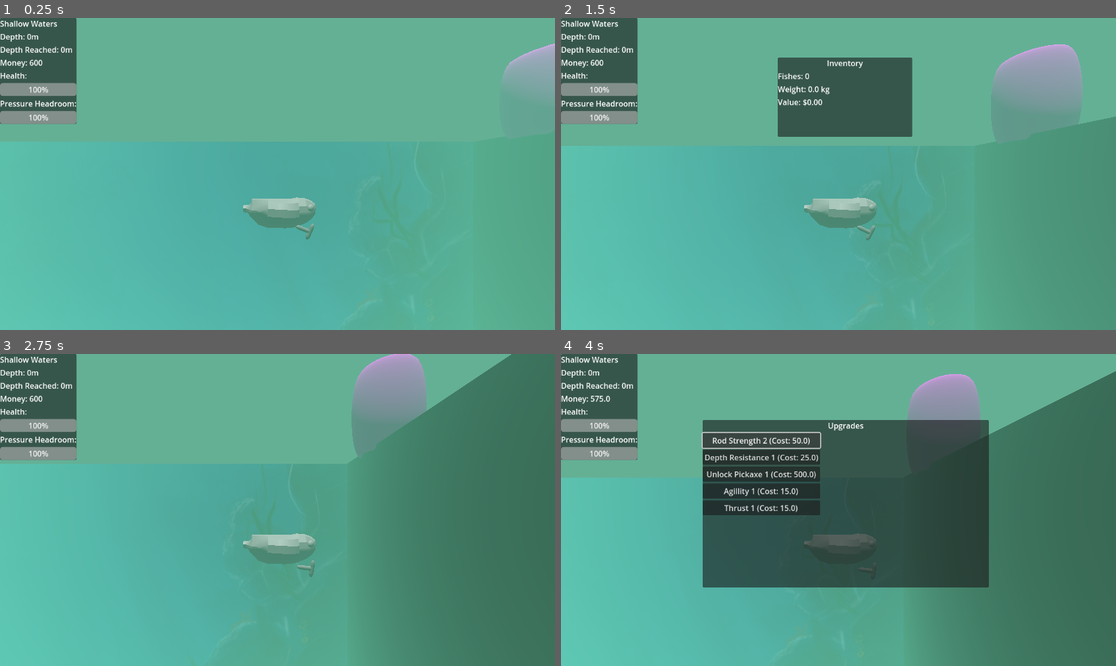
Above: before the commit, frames 1-4 (two rows, left to right).
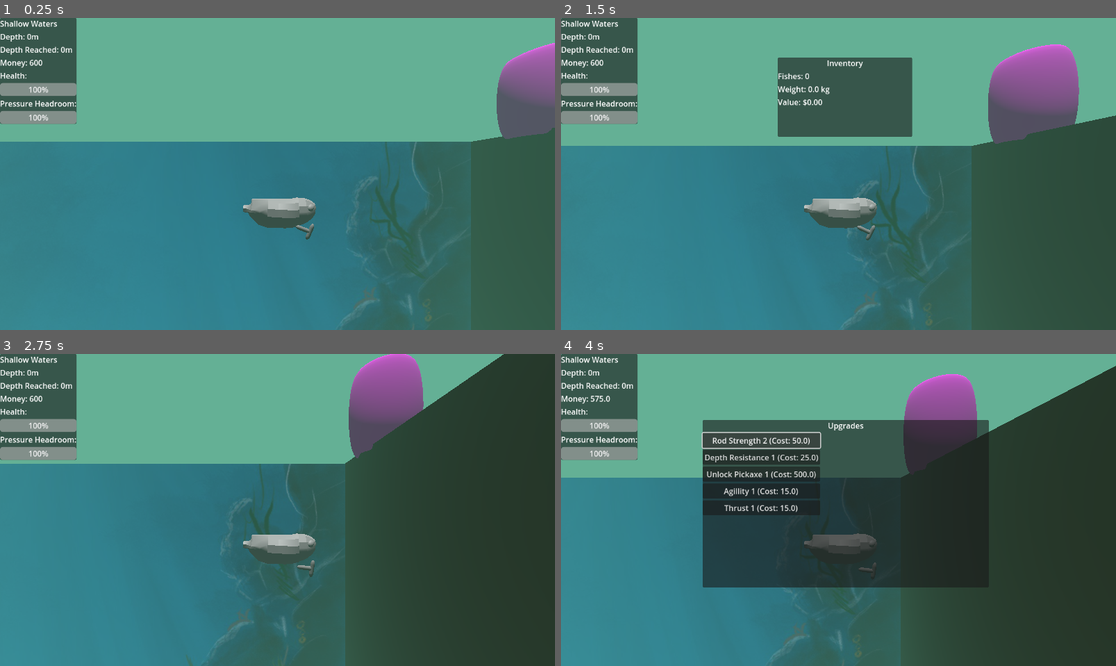
Above: after the commit, the same moments.

Repository: manusfishy/too-fishy
Game: Godot game, scene res://scenes/main_scene.tscn
Same seed, same stepped clock (60 frames per second), same inputs: the game is played once before the commit and once after it.
Inputs (mouse positions are in pixels of both pictures, inside the frame that each line leads up to):
- Up to frame 1 (0.25 s): no input
- Up to frame 2 (1.5 s): move the mouse to (960, 158) at 0.52 s; hold Right (move_right) 0.53-1.28 s; tap Tab (inv_toggle) at 0.6 s; click (960, 158) at 0.67 s; move the mouse to (727, 189) at 1.27 s; hold Down (move_down) from 1.28 s (still down); tap Space (swing_pickaxe) at 1.35 s
- Up to frame 3 (2.75 s): move the mouse to (333, 441) at 2.02 s; release Down (move_down) at 2.03 s; hold Right (move_right) from 2.03 s (still down); tap Tab (inv_toggle) at 2.1 s
- Up to frame 4 (4 s): move the mouse to (810, 572) at 2.77 s; release Right (move_right) at 2.78 s; hold Up (move_up) 2.78-3.5 s; tap Space (swing_pickaxe) at 2.85 s; click (810, 572) at 2.92 s; click "Rod Strength 1 (Cost: 25.0)" at 3.5 s

The runs differ from the first frame. In frame 1, 63% of the frame differs, in the area x 0-100%, y 8-100%; in frame 2, 64%; in frame 3, 76%, in the area x 0-100%, y 0-100%; in frame 4, 61%.

Commit message:
added dying and death screen

Diff:
--- a/scenes/main_scene.tscn
+++ b/scenes/main_scene.tscn
@@ -9,6 +9,7 @@
 [ext_resource type="Script" uid="uid://cldevqp1odjtl" path="res://scripts/hud.gd" id="7_c16ls"]
 [ext_resource type="PackedScene" uid="uid://bip40vv31g12d" path="res://scenes/inventory/inv_ui.tscn" id="9_c1pb6"]
 [ext_resource type="Script" uid="uid://cau06s0ctjwx8" path="res://scripts/upgrades.gd" id="10_6wevv"]
+[ext_resource type="Script" uid="uid://dhv52dohn5s4r" path="res://scripts/death_screen.gd" id="10_e1cbu"]
 
 [sub_resource type="QuadMesh" id="QuadMesh_c16ls"]
 
@@ -22,7 +23,7 @@
 [node name="Node3D" type="Node3D"]
 
 [node name="CharacterBody3D" parent="." instance=ExtResource("4_pu3yx")]
-transform = Transform3D(1, 0, 0, 0, 1, 0, 0, 0, 1, -8.09305, 0, -0.333)
+transform = Transform3D(1, 0, 0, 0, 1, 0, 0, 0, 1, -8, 0, -0.33)
 speed_vertical = 1.5
 speed_horizontal = 4.0
 
@@ -142,3 +143,24 @@
 offset_top = 82.0
 offset_right = 729.0
 offset_bottom = 247.0
+
+[node name="DeathScreen" type="PanelContainer" parent="UI"]
+layout_mode = 0
+offset_left = 295.0
+offset_top = 237.0
+offset_right = 888.0
+offset_bottom = 351.0
+script = ExtResource("10_e1cbu")
+
+[node name="VBoxContainer" type="VBoxContainer" parent="UI/DeathScreen"]
+layout_mode = 2
+
+[node name="Label" type="Label" parent="UI/DeathScreen/VBoxContainer"]
+layout_mode = 2
+text = "Oh nooo, you died!
+Anyways... Lets keep going - we don't have all day!"
+
+[node name="Button" type="Button" parent="UI/DeathScreen/VBoxContainer"]
+layout_mode = 2
+text = "Respawn
+"
--- a/scenes/player.tscn
+++ b/scenes/player.tscn
@@ -15,7 +15,6 @@
 [sub_resource type="Environment" id="Environment_fjrip"]
 fog_enabled = true
 fog_light_color = Color(0.0941176, 0.180392, 0.607843, 1)
-fog_density = 0.0476
 fog_sky_affect = 0.39
 volumetric_fog_density = 1000.0
 volumetric_fog_albedo = Color(0.054902, 0.317647, 1, 1)
--- /dev/null
+++ b/scripts/death_screen.gd
@@ -0,0 +1,10 @@
+extends PanelContainer
+
+func _process(delta: float) -> void:
+	if GameState.death_screen:
+		visible = true
+	else:
+		visible = false
+
+func _ready() -> void:
+	$VBoxContainer/Button.pressed.connect(func (): GameState.death_screen = false)
--- a/scripts/game_state.gd
+++ b/scripts/game_state.gd
@@ -45,6 +45,7 @@
 
 var health = 100.0
 var headroom = 0
+var death_screen = false
 
 
 var playerInStage: Stage = Stage.SURFACE
--- a/scripts/player.gd
+++ b/scripts/player.gd
@@ -29,6 +29,9 @@
 
 
 func _physics_process(_delta: float) -> void:
+	if (GameState.death_screen):
+		return
+
 	var direction = Vector3.ZERO
 
 	if Input.is_action_pressed("move_right"):
@@ -60,6 +63,7 @@
 	var sectionType = GameState.depthStageMap[depthSnapped]
 
 	$Camera3D.environment.fog_light_color = colorMap[sectionType]
+	process_death()
 
 
 func _process(delta):
@@ -79,3 +83,9 @@
 	GameState.headroom = ((GameState.upgrades[GameState.Upgrade.DEPTH_RESISTANCE] + 1) * 100 - GameState.depth)
 	if GameState.headroom < 0:
 		GameState.health += GameState.headroom * delta
+
+func process_death():
+	if GameState.health <= 0:
+		GameState.death_screen = true
+		GameState.health = 100
+		position = Vector3(-8, 0, 0.33)
Not shown: 1 places in scenes/main_scene.tscn that only renumber resources
Not shown, added: scripts/death_screen.gd.uid
